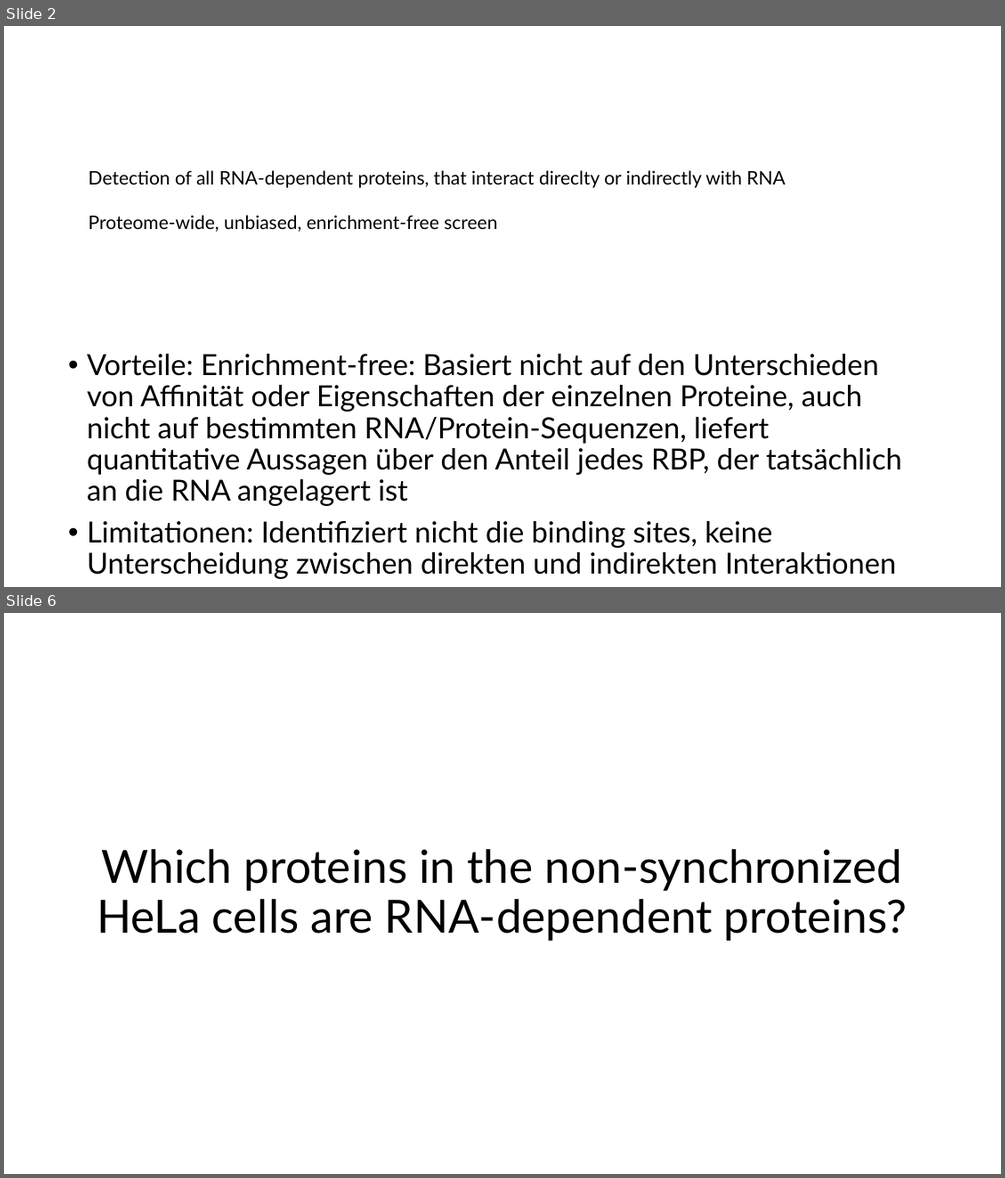
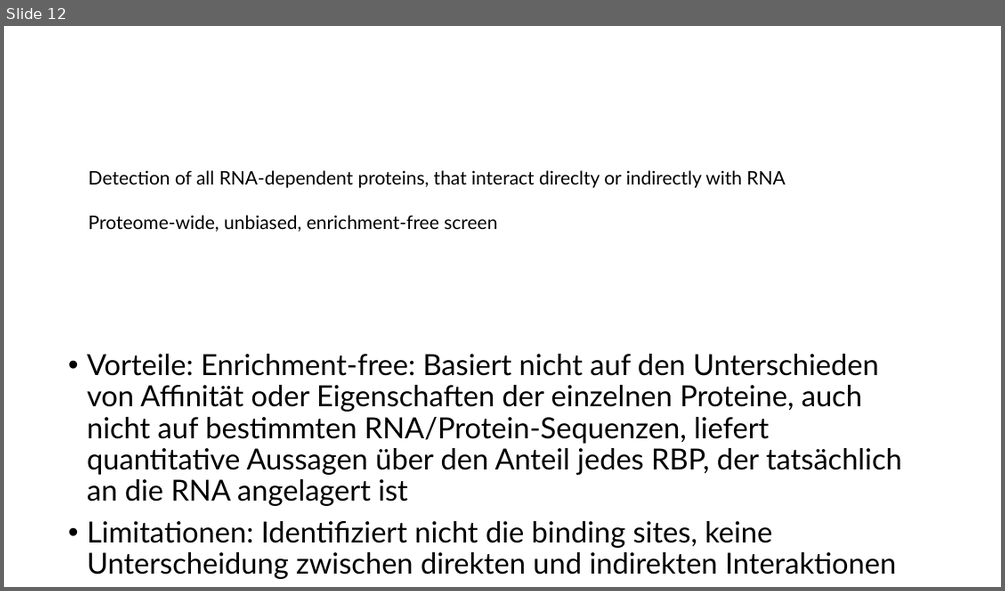
Before and after one commit to MichelaPozzi/2025-topic-03-group-01, a slide deck: Project Proposal Ben.pptx. Shown one above the other, each under a label of ours: slides 2 and 6 before the commit, slide 12 after it; the slides between them are not shown. The pictures are 1005x1178 and 1005x591 pixels, drawn with LibreOffice and Linux fonts; fonts in the diff are those of the drawing. Boxes give left, top, right and bottom in pixels: in the first picture for what was removed or moved away, otherwise in the second. Text is boxed around its words. In the diff, an @@ line names an element or a change of style, - is before the commit and + after.

```diff
--- a/Project Proposal Ben.pptx
+++ b/Project Proposal Ben.pptx
@@ slide 6 removed at (4, 613, 1001, 1174), background #FFFFFF @@
@@ title removed at (97, 849, 907, 941) @@
-Which proteins in the non-synchronized HeLa cells are RNA-dependent proteins?
@@ what was slide 2 is now slide 12 @@
```
Also in this commit, not shown: 3 slides changed, 1 other file.
